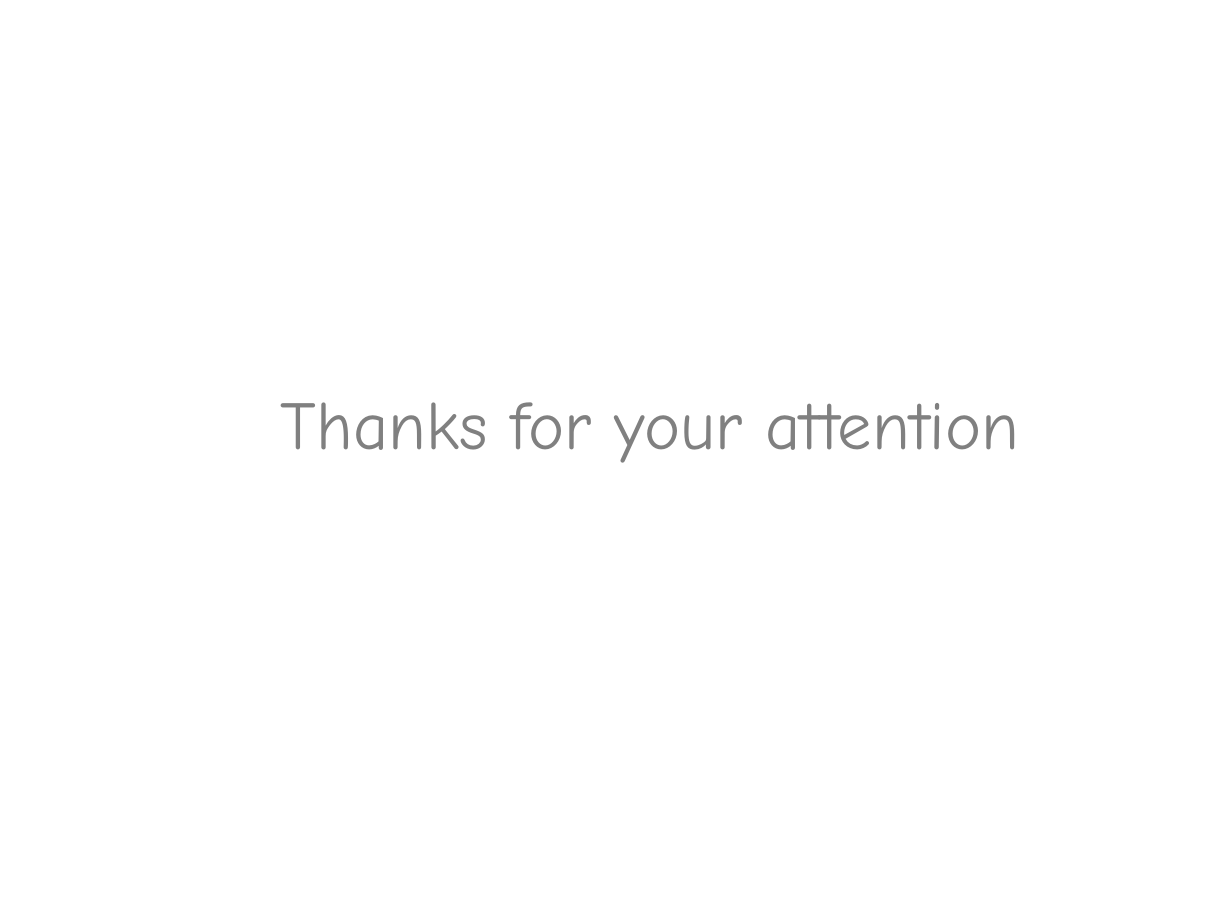
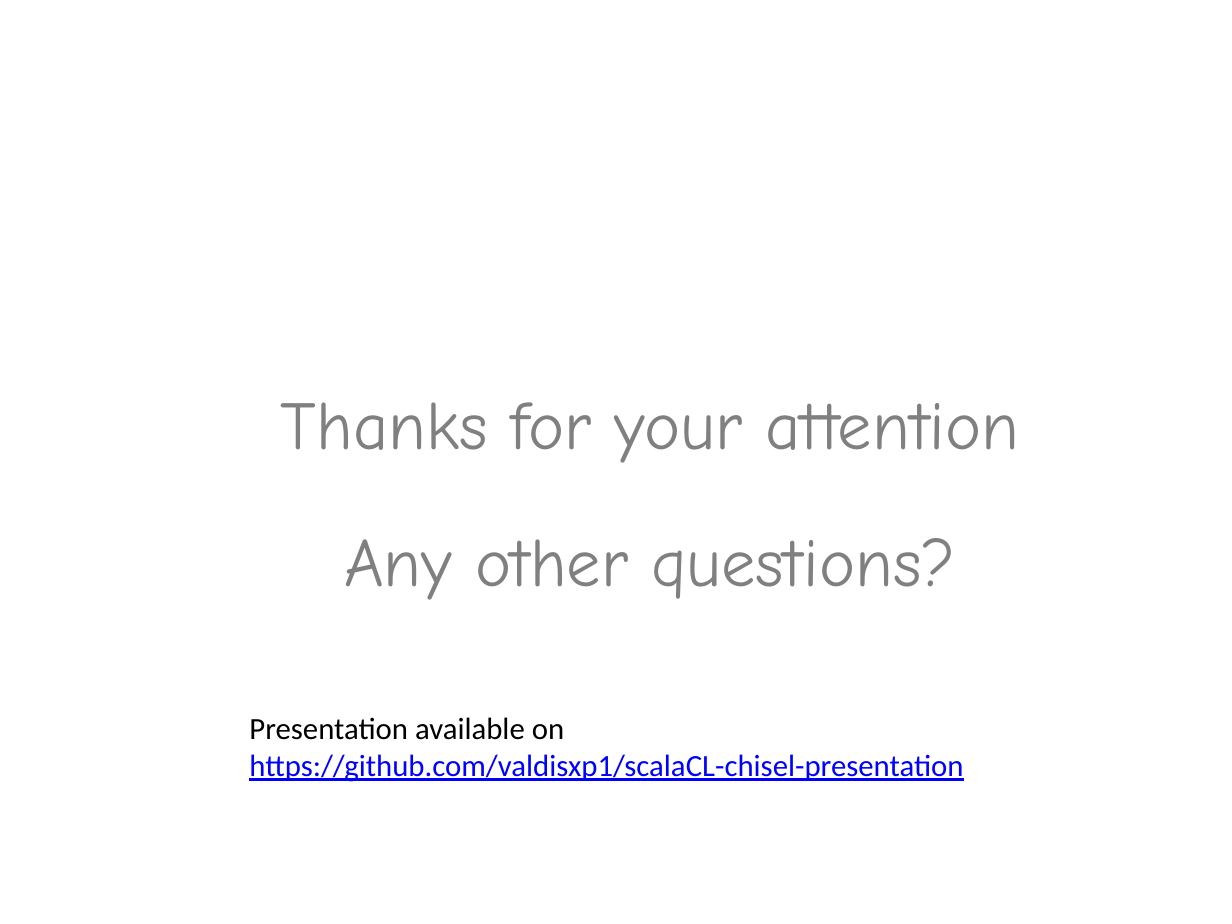
Before and after one commit to valdisxp1/scalaCL-chisel-presentation, a slide deck: slide 10 of ScalaCL_Chissel.pptx (slide 9 before the commit). Drawn at 1232x924 pixels with LibreOffice and Linux fonts; fonts in the diff are those of the drawing. Boxes give left, top, right and bottom in pixels: in the first picture for what was removed or moved away, otherwise in the second. Text is boxed around its words. In the diff, an @@ line names an element or a change of style, - is before the commit and + after.

```diff
--- a/ScalaCL_Chissel.pptx
+++ b/ScalaCL_Chissel.pptx
@@ text added at box(344, 538, 956, 600), 40 pt, text #808080 @@
+Any other questions?
@@ text added at box(249, 717, 963, 782), 18 pt, text #0000FF, underline @@
+Presentation available on
+https://github.com/valdisxp1/scalaCL-chisel-presentation
```
Also in this commit, not shown: 1 slide added.
